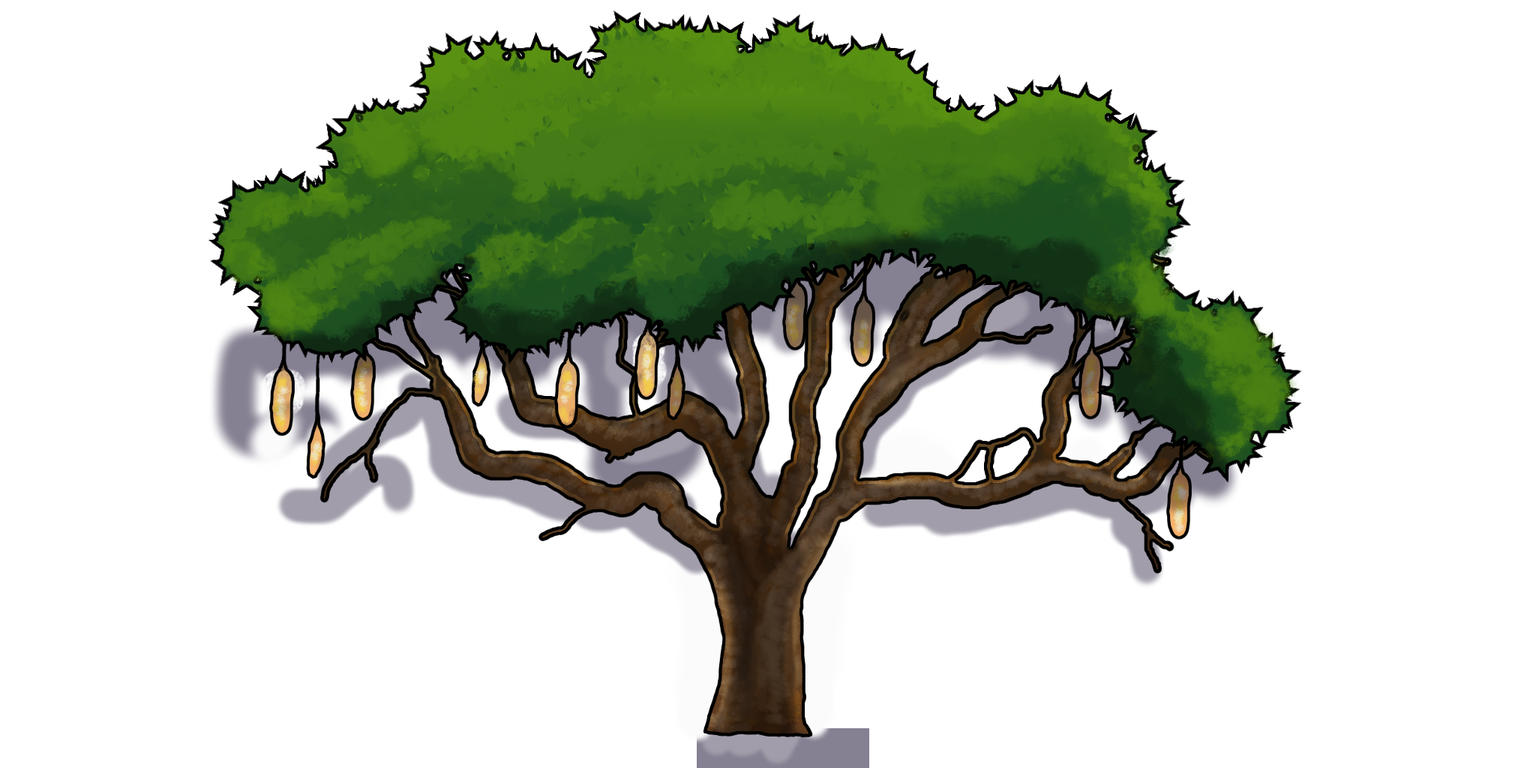
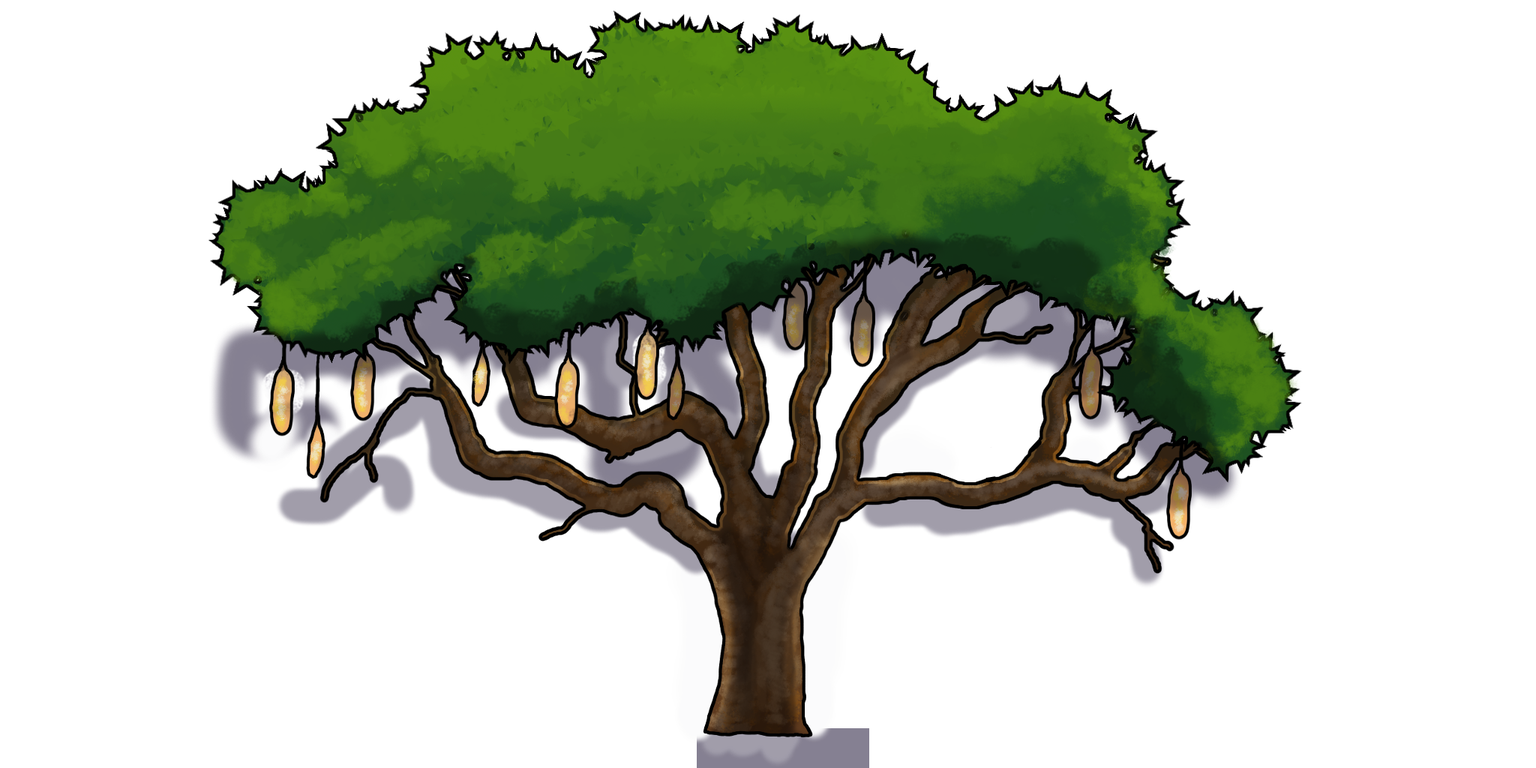
Before/after of a w=1536, h=768 layered artwork. What changed in the layer stack:
painted on "trunk detail" over [944, 429, 1042, 483]
painted on "trunk s" over [940, 426, 1040, 481]
